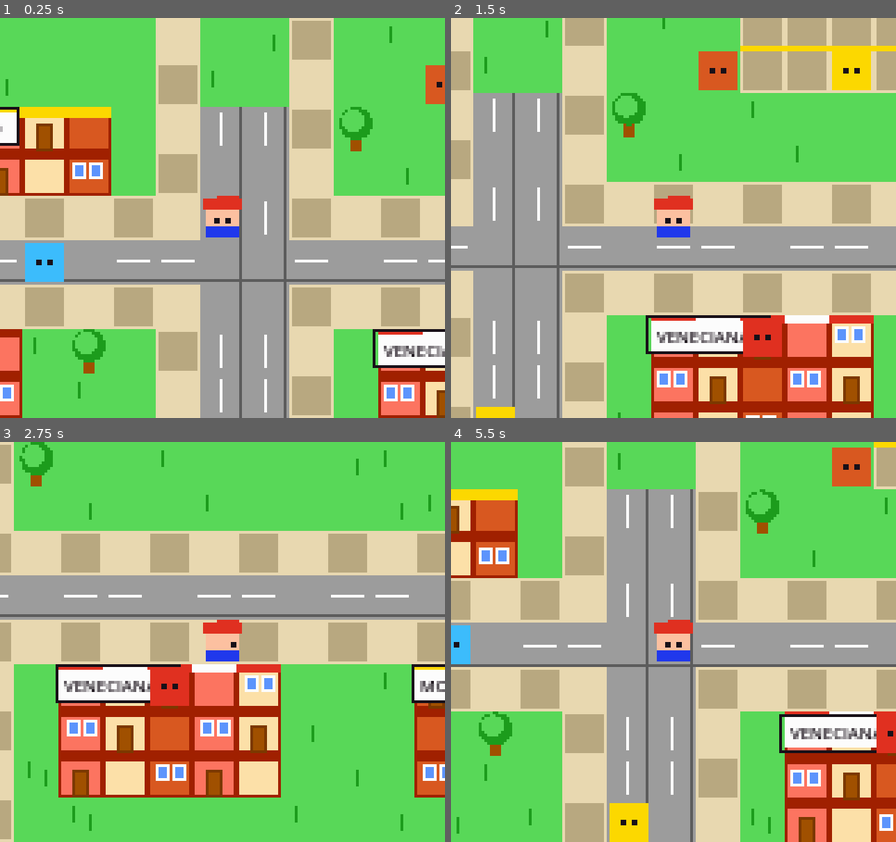
Above: before the commit, frames 1-4 (two rows, left to right).
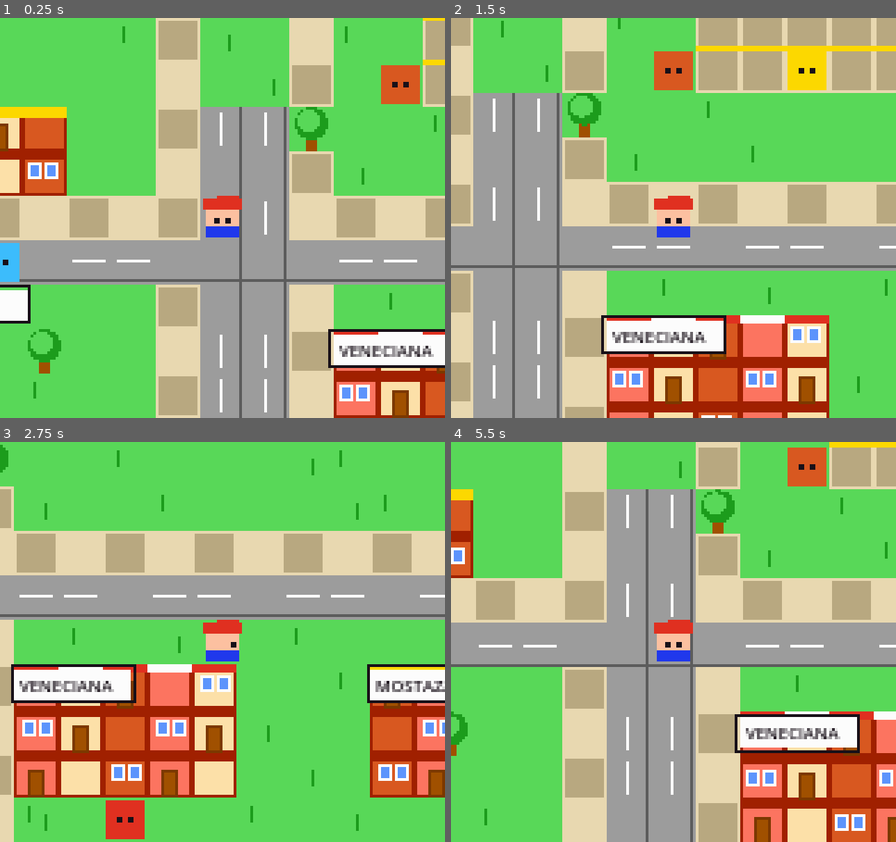
Above: after the commit, the same moments.

Repository: katastudio/TinyMont
Game: Godot game, scene res://scenes/main.tscn
Two runs of this game, one before a commit and one after it. Both use one fixed random seed, a clock stepped at 60 frames per second and the inputs below.
Inputs:
- Up to frame 1 (0.25 s): no input
- Up to frame 2 (1.5 s): tap Enter at 0.5, 1.35 s; hold Right (move_right) 0.53-1.28 s; tap Z (interact) at 0.6 s; tap Space at 0.77 s; hold Down (move_down) from 1.28 s (still down)
- Up to frame 3 (2.75 s): tap Space at 1.52 s; release Down (move_down) at 2.03 s; hold Right (move_right) from 2.03 s (still down); tap Z (interact) at 2.1 s
- Up to frame 4 (5.5 s): release Right (move_right) at 2.78 s; hold Up (move_up) 2.78-3.53 s; tap Enter at 2.85, 4.35 s; tap Space at 3.02, 3.77, 4.52 s; hold Left (move_left) 3.53-5.03 s; tap Z (interact) at 3.6, 5.1 s; hold Down (move_down) from 5.03 s (still down)

The runs differ from the first frame. In frame 1, 40% of the frame differs, in the area x 0-100%, y 0-100%; in frame 2, 40%; in frame 3, 43%; in frame 4, 42%.

Commit message:
[mvp-0.1.0] Plaza Mitre: anillo de calles con cruces + 4 salidas diagonales
- La plaza (rombo) queda inscripta en una manzana con anillo de 4 calles
  (Alem O, calle superior, calle inferior, calle este) que se cruzan en las 4 esquinas
- Cada esquina tiene salida diagonal: NO->Alem (principal), NE->Bv Bs As,
  SO->Sta Marina, SE->Alem Doble
- 4 edificios historicos simetricos: Comisaria (N), Iglesia (S), Municipalidad (O), Escuela N1 (E)
- Carteles de calles; 15 NPCs reposicionados; validado headless + screenshot

Diff:
--- a/scripts/world/monte_grande.gd
+++ b/scripts/world/monte_grande.gd
@@ -1,9 +1,11 @@
 extends Node2D
 ## Monte Grande - Plaza Mitre como corazón del centro.
-## Rombo central con 4 edificios históricos en los lados cardinales
-## (Comisaría N, Iglesia S, Municipalidad O, Escuela N°1 E) y 4 salidas
-## diagonales en las aristas (NO->ALEM principal, NE->Bv Bs As, SO->Santa
-## Marina, SE->Alem Doble). Av. Alem baja desde la estación por el oeste.
+## La plaza (rombo) está inscripta en una manzana enmarcada por un ANILLO de 4 calles:
+##   - Av. L.N. Alem (oeste)  - Calle este
+##   - Calle superior (Bv. Bs. As.)  - Calle inferior (Sta. Marina)
+## Las 4 calles se CRUZAN en las 4 esquinas formando intersecciones (cruces).
+## En cada lado cardinal, un edificio histórico: Comisaría (N), Iglesia (S),
+## Municipalidad (O), Escuela N°1 (E). Alem baja desde la estación.
 
 const T := 16
 const MAP_W := 44
@@ -19,8 +21,9 @@
 var _redraw_timer := 0.0
 var building_info := {}
 
-var h_road_ys := [11, 24, 42]
-var v_road_xs := [12, 13, 31]
+# Anillo de la plaza: horizontales (superior/inferior) + verticales (Alem/este)
+var h_road_ys := [11, 25, 41]
+var v_road_xs := [13, 14, 30]
 
 const PLAZA_CX := 22
 const PLAZA_CY := 33
@@ -60,26 +63,40 @@
 
 
 func _lay_streets():
+	# Horizontales (incluye superior y=25 e inferior y=41 del anillo)
 	for y in h_road_ys:
 		for x in MAP_W:
 			set_tile(x, y, Tile.ROAD)
-	# Alem baja desde la estación (oeste)
+	# Alem (oeste) baja desde la estación
 	for y in range(8, MAP_H):
-		set_tile(12, y, Tile.ROAD)
 		set_tile(13, y, Tile.ROAD)
+		set_tile(14, y, Tile.ROAD)
 	# Calle este
 	for y in range(8, MAP_H):
-		set_tile(31, y, Tile.ROAD)
-	labels.append({pos = Vector2(11, 19), text = "AV.L.N.ALEM"})
-	labels.append({pos = Vector2(31, 19), text = "S.MARINA"})
+		set_tile(30, y, Tile.ROAD)
+	# Salidas diagonales desde las 4 esquinas-cruce
+	var exits = [
+		Vector2i(12, 24), Vector2i(11, 23), Vector2i(10, 22), Vector2i(9, 21), Vector2i(8, 20),   # NO -> Alem
+		Vector2i(31, 24), Vector2i(32, 23), Vector2i(33, 22), Vector2i(34, 21), Vector2i(35, 20),  # NE -> Bv Bs As
+		Vector2i(13, 42), Vector2i(12, 43), Vector2i(11, 44), Vector2i(10, 45),                    # SO -> Sta Marina
+		Vector2i(31, 42), Vector2i(32, 43), Vector2i(33, 44), Vector2i(34, 45),                    # SE -> Alem Doble
+	]
+	for p in exits:
+		set_tile(p.x, p.y, Tile.ROAD)
+	# Carteles: Alem + las 4 salidas de las esquinas
+	labels.append({pos = Vector2(6, 12), text = "AV.L.N.ALEM"})
+	labels.append({pos = Vector2(3, 19), text = "ALEM"})
+	labels.append({pos = Vector2(35, 19), text = "BV.BS AS"})
+	labels.append({pos = Vector2(3, 45), text = "STA.MARINA"})
+	labels.append({pos = Vector2(33, 45), text = "ALEM DOBLE"})
 
 
 func _lay_sidewalks():
-	for sy in [10, 12, 23, 25, 41, 43]:
+	for sy in [10, 24, 26, 40, 42]:
 		for x in MAP_W:
 			if get_tile(x, sy) == Tile.GRASS:
 				set_tile(x, sy, Tile.SIDEWALK)
-	for sx in [11, 14, 30, 32]:
+	for sx in [12, 15, 29, 31]:
 		for y in MAP_H:
 			if get_tile(sx, y) == Tile.GRASS:
 				set_tile(sx, y, Tile.SIDEWALK)
@@ -100,27 +117,24 @@
 
 
 func _fill_blocks():
-	# Comercios entre estación y plaza
+	# Comercios cerca de la estación (no compiten con la plaza)
 	_bld_special(6, 8, 4, 2, "TEATRO", "teatro")
 	_bld_special(16, 13, 5, 3, "VENECIANA", "restaurant")
 	_bld_special(24, 13, 5, 3, "MOSTAZA", "fastfood")
-	_bld(34, 13, 6, 3, "")
-	_bld(2, 13, 6, 3, "")
-	_bld_special(16, 18, 5, 3, "KATA", "studio")
-	_bld_special(24, 18, 5, 4, "CLUB ATL.", "club")
-	_bld(34, 18, 6, 4, "")
-	_bld(2, 18, 6, 4, "")
-
-	# === 4 edificios históricos alrededor de la Plaza Mitre ===
-	_bld_special(18, 21, 9, 3, "COMISARIA", "police")    # N
-	_bld_special(18, 43, 9, 3, "IGLESIA", "church")      # S
-	_bld_special(6, 30, 5, 7, "MUNICIPIO", "govt")       # O
-	_bld_special(33, 30, 5, 7, "ESC.N1", "school")       # E
-
-	# Relleno sur
-	_bld(2, 30, 4, 7, "")
-	_bld(2, 43, 6, 3, "")
-	_bld(36, 43, 6, 3, "")
+	_bld_special(2, 13, 6, 3, "KATA", "studio")
+	_bld_special(36, 13, 5, 3, "CLUB ATL.", "club")
+
+	# === 4 edificios históricos enmarcando la plaza (cuarteto simétrico) ===
+	_bld_special(18, 21, 8, 3, "COMISARIA", "police")   # N
+	_bld_special(18, 43, 8, 3, "IGLESIA", "church")     # S
+	_bld_special(6, 29, 6, 6, "MUNICIPIO", "govt")      # O
+	_bld_special(32, 29, 6, 6, "ESC.N1", "school")      # E
+
+	# Relleno residencial en las 4 esquinas del mapa
+	_bld(2, 20, 6, 5, "")
+	_bld(36, 20, 6, 5, "")
+	_bld(2, 38, 6, 5, "")
+	_bld(36, 38, 6, 5, "")
 
 
 func _build_plaza_mitre():
@@ -142,27 +156,18 @@
 	# Monumentos en las 4 diagonales
 	for d in [Vector2i(-3, -3), Vector2i(3, -3), Vector2i(3, 3), Vector2i(-3, 3)]:
 		set_tile(cx + d.x, cy + d.y, Tile.MONUMENT)
-	# Ginkgo histórico
-	set_tile(cx, cy - 4, Tile.OMBU)
-	set_tile(cx, cy + 4, Tile.OMBU)
-	# Salidas diagonales (paths caminables) en las aristas
-	var diag = {
-		Vector2i(-1, -1): "NO", Vector2i(1, -1): "NE",
-		Vector2i(-1, 1): "SO", Vector2i(1, 1): "SE"
-	}
-	for dir in diag:
-		for k in range(3, PLAZA_R + 2):
-			set_tile(cx + dir.x * k, cy + dir.y * k, Tile.SIDEWALK)
+	# Ginkgo histórico (en los vértices N y S, hacia las calles)
+	set_tile(cx - 4, cy, Tile.OMBU)
+	set_tile(cx + 4, cy, Tile.OMBU)
 	labels.append({pos = Vector2(cx - 3, cy - PLAZA_R - 1), text = "PLAZA MITRE"})
 
 
 func _plant_trees():
 	var positions = [
-		Vector2i(20, 28), Vector2i(24, 28), Vector2i(20, 38), Vector2i(24, 38),
-		Vector2i(17, 33), Vector2i(27, 33),
+		Vector2i(19, 29), Vector2i(25, 29), Vector2i(19, 37), Vector2i(25, 37),
 		Vector2i(9, 13), Vector2i(15, 8), Vector2i(29, 8), Vector2i(40, 9),
-		Vector2i(9, 26), Vector2i(35, 26), Vector2i(9, 40), Vector2i(35, 40),
-		Vector2i(22, 26), Vector2i(22, 40),
+		Vector2i(9, 22), Vector2i(35, 22), Vector2i(9, 36), Vector2i(35, 36),
+		Vector2i(22, 27), Vector2i(22, 39),
 	]
 	for pos in positions:
 		if get_tile(pos.x, pos.y) in [Tile.GRASS, Tile.SIDEWALK]:
@@ -404,7 +409,7 @@
 
 func _spawn_player():
 	var player = preload("res://scenes/player/player.tscn").instantiate()
-	player.position = Vector2(12 * T + T / 2, 10 * T + T / 2)
+	player.position = Vector2(13 * T + T / 2, 10 * T + T / 2)
 	add_child(player)
 	var cam: Camera2D = player.get_node("Camera2D")
 	cam.limit_left = 0
@@ -420,7 +425,7 @@
 		"La plaza es de 1904\ny esta en diagonal\na las calles."
 	], Pal.BLUE)
 
-	_create_npc(Vector2(18, 13), "La Sole", [
+	_create_npc(Vector2(18, 16), "La Sole", [
 		"¡Hola, vecino!",
 		"¿Venis a La Veneciana?\nLa mejor pizza del\nconurbano sur."
 	], Pal.RED)
@@ -430,12 +435,12 @@
 		"Para alla va a El\nJaguel y Ezeiza."
 	], Pal.YELLOW)
 
-	_create_npc(Vector2(26, 17), "El Gordo", [
+	_create_npc(Vector2(26, 18), "El Gordo", [
 		"¡Vamo' el Club Atletico\nMonte Grande, papa!",
 		"Aca se juega al futbol\ndesde 1911."
 	], Pal.GRASS_DK)
 
-	_create_npc(Vector2(18, 17), "Lucia", [
+	_create_npc(Vector2(18, 18), "Lucia", [
 		"¡Hola! Trabajo en\nKata Studio.",
 		"Estamos haciendo\nTinyMont, un juego\nsobre Monte Grande."
 	], Pal.PURPLE)
@@ -455,7 +460,7 @@
 		"Tango, folklore y\nteatro. No te lo\npierdas."
 	], Pal.WATER)
 
-	_create_npc(Vector2(12, 15), "Beto", [
+	_create_npc(Vector2(13, 16), "Beto", [
 		"Quiosco abierto las\n24hs sobre Alem.",
 		"¿Un Manaos bien\nfrio, pibe?"
 	], Pal.YELLOW)
@@ -465,12 +470,12 @@
 		"40 anios en este\npuesto de la estacion."
 	], Pal.BRICK)
 
-	_create_npc(Vector2(12, 20), "Walter", [
+	_create_npc(Vector2(13, 20), "Walter", [
 		"Manejo el 306, del\ncentro a Constitucion.",
 		"¡SUBE adelante,\nBAJA atras!"
 	], Pal.BLUE)
 
-	_create_npc(Vector2(30, 20), "Dona Marta", [
+	_create_npc(Vector2(29, 20), "Dona Marta", [
 		"¿Necesitas algo,\nnene? Tengo fiado\nsi sos del barrio."
 	], Pal.PINK)
 
@@ -479,12 +484,12 @@
 		"La plaza no cambia,\npor suerte."
 	], Pal.GRASS_DK)
 
-	_create_npc(Vector2(22, 40), "El Chino", [
+	_create_npc(Vector2(22, 38), "El Chino", [
 		"¡Choripan recien\nhecho! Con chimi\ncasero, jefe.",
 		"¿Con o sin? Dale\nque se enfria."
 	], Pal.RED)
 
-	_create_npc(Vector2(24, 42), "Padre Quique", [
+	_create_npc(Vector2(22, 42), "Padre Quique", [
 		"Bienvenido a la\nParroquia Inmaculada\nConcepcion, hijo.",
 		"Los domingos hay\nmisa a las 10 y 19."
 	], Pal.WHITE)
Not shown, added: tools/shot_ui.gd.uid
